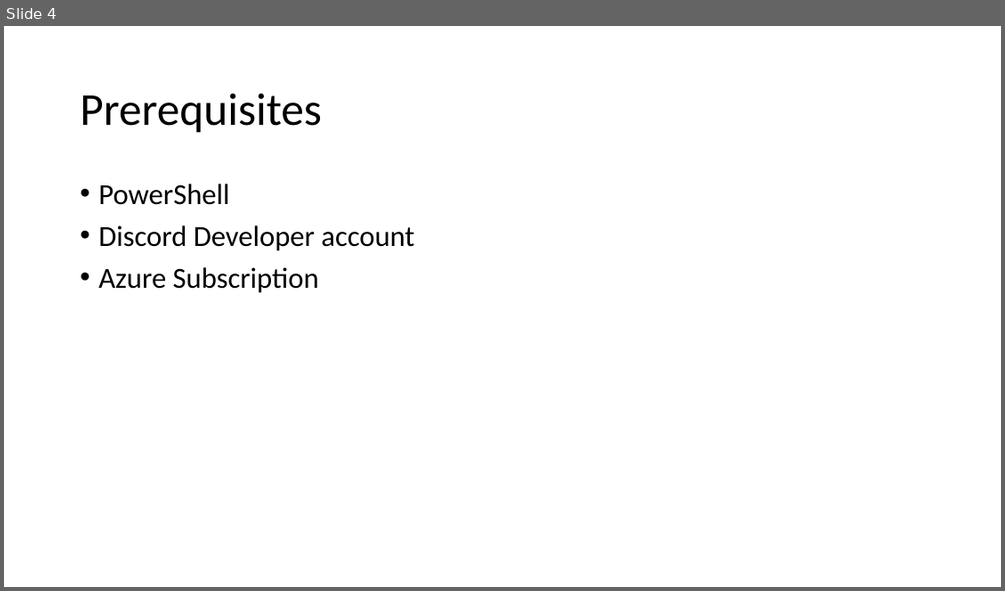
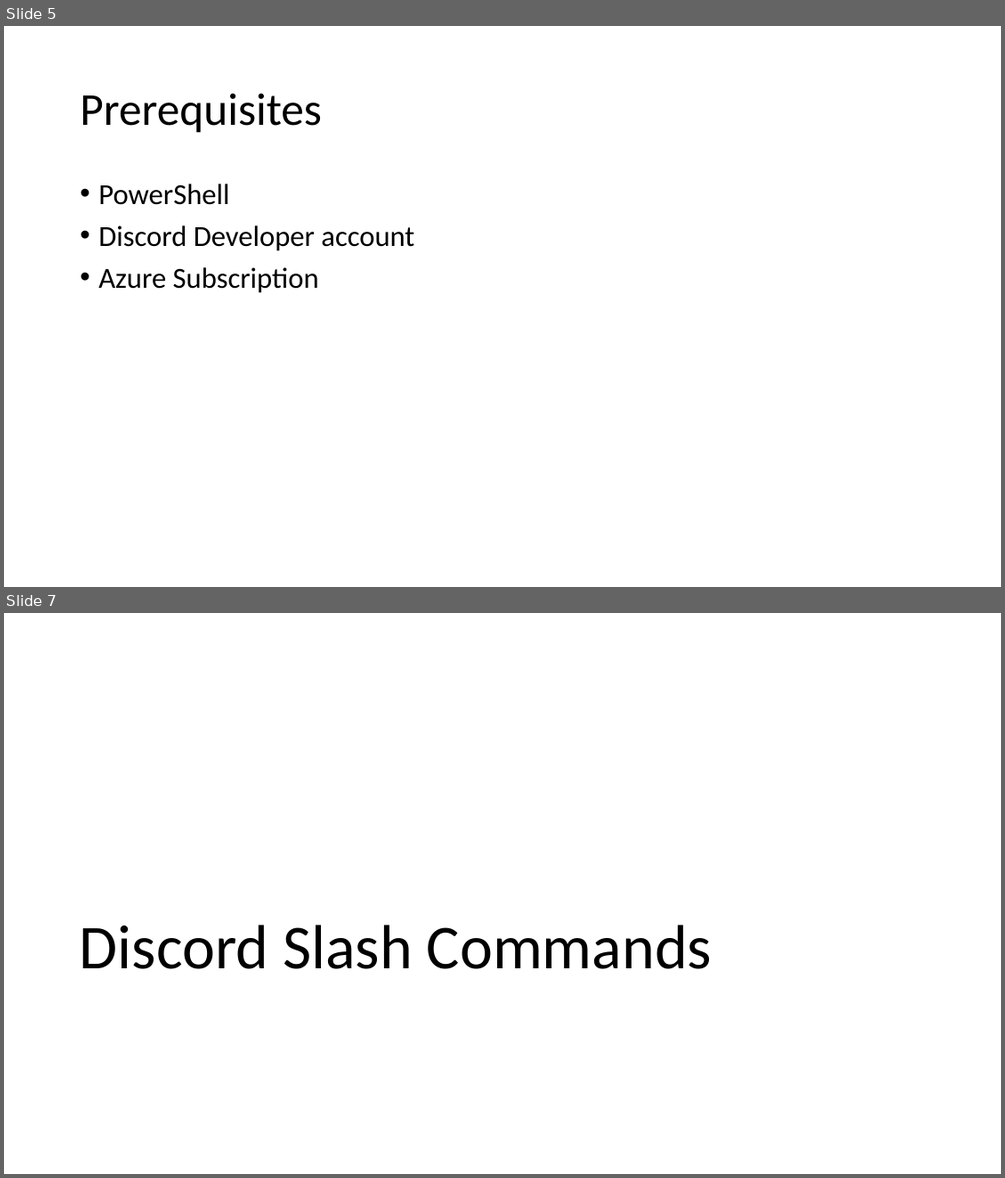
Before and after one commit to ThePoShWolf/Sessions, a slide deck: 2023-04-26 - Building a serverless Discord bot/PowerShell Summit 2023 - Serverless Discord bot.pptx. Shown one above the other, each under a label of ours: slide 4 before the commit, slides 5 and 7 after it; the slides between them are not shown. The pictures are 1005x591 and 1005x1178 pixels, drawn with LibreOffice and Linux fonts; fonts in the diff are those of the drawing; background and template pictures are left out. Boxes give left, top, right and bottom in pixels: in the first picture for what was removed or moved away, otherwise in the second. Text is boxed around its words. In the diff, an @@ line names an element or a change of style, - is before the commit and + after.

```diff
--- a/2023-04-26 - Building a serverless Discord bot/PowerShell Summit 2023 - Serverless Discord bot.pptx
+++ b/2023-04-26 - Building a serverless Discord bot/PowerShell Summit 2023 - Serverless Discord bot.pptx
@@ slide 7 added at bbox=[4, 613, 1001, 1174], background picture (left out) @@
@@ title added at bbox=[80, 925, 712, 969], 60 pt, text #000000 @@
+Discord Slash Commands
@@ what was slide 4 is now slide 5 @@
```
Also in this commit, not shown: 3 slides changed, 8 other slides added.
